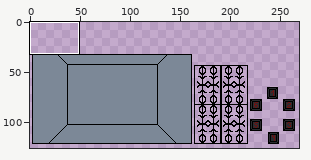
Two versions of one sprite sheet, assets/Elevator.png. Above: a wide view before the commit, with the close-up outlined.
Close-up. Old version:
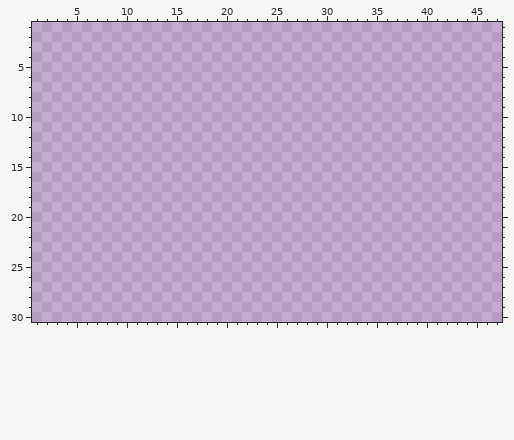
The file is 512x128 pixels. Colours within 5 levels of each other are drawn and written as one. Shown: x 1..47, y 1..30. The old version is drawn lined up with the new one. The wide view leaves out empty margins. The commit also changed other parts of the picture, which this record leaves out.
Palette (. is transparent): 
After:
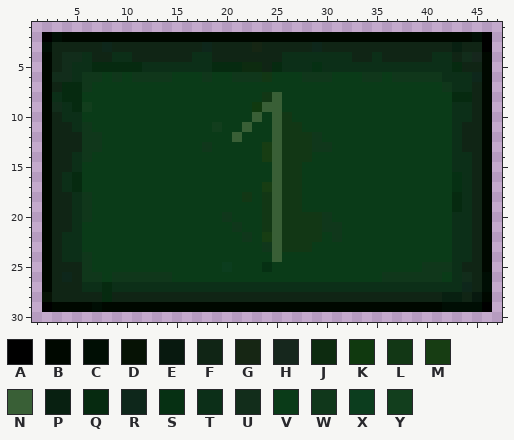
Colours new in this view: A #000000  B #000800  C #000e04  D #061205  E #08190f  F #102515  G #162614  H #16271d  J #0d2b10  K #10390f  L #123715  M #173d13  N #395f36  P #082011  Q #062a10  R #0e271b  S #063013  T #0c2f18  U #122d1b  V #0a3b18  W #10371b  X #0c3d1e  Y #123e1d
Edits made:
drawings rearranged on the sheet (the old picture shows each at its new place; 8 dropped ones are not shown)
Changed rows in their new state; - is an unchanged pixel.
first column x 2:
 2 ACBBBBBBBBBBBBBBBBBBBBBBBBBBBBBBBBBBBBBBBBBCA
 3 CFFFFFRFFFFFFFFFRFFFFGFFFFFRFFFFFFFFFFFFFPFFA
 4 BFUUTFFTTFFFFFFTTFFFFFFFTTTTTTTFFTFFFFFTTFUHB
 5 BFUTTQQQQQTTTTTTTQQQJJFQTTTSTTTTTTTTTTTTTQFFB
 6 BUUTWWVWVWWWWVVVWVVWWWLVVVWWWVVVWWVWWWWWTTTRB
 7 BFQQWVVVVVVVVVVVVVVVVVVVVVVVVVVVVVVVVVVVWTTFB
 8 BTQQVVVVVVVVVVVVVVVVVVLNVVVVVVVVVVVVVVVVVQQFB
 9 BUTQYVVVVVVVVVVVVVVVVKNNVVVVVVVVVVVVVVVVVTTFB
10 BFTTVVVVVVVVVVVVVVVVVNVNLVVVVVVVVVVVVVVVVTTFB
11 BFFTWVVVVVVVVVVVVYVVNVVNLLVVVVVVVVVVVVVVVTFFB
12 BFFFWWVVVVVVVVVVVVVNVVVNLLLWVVVVVVVVVVVVVTFFB
13 BFFFWWVVVVVVVVVVWVVVVVMNLLLWWVVVVVVVVVVVVTFFB
14 BFFTWVVVVVVVVVVVVVVVVVMNLLLVVVVVVVVVVVVVVTTFB
15 BFFTVVVVVVVVVVVVVVVVVVVNLLVVVVVVVVVVVVVVVTTFB
16 BFTQVVVVVVVVVVVVVVVVVVVNLLVVVVVVVVVVVVVVVSTFB
17 BFTQVVVVVVVVVVVVVVVVVVMNLLVVVVVVVVVVVVVVVSTFB
18 BFFTWVVVVVVVVVVVVVVVLVLNLLVVVVVVVVVVVVVVVQTFB
19 BFFTWVVVVVVVVVVVVVVVVVLNLLVVVVVVVVVVVVVVVQTFB
20 BFFTWVVVVVVVVVVVVVWVVVLNLLLLWVVVVVVVVVVVVTTFB
21 BFFTVVVVVVVVVVVVVVVWVVLNLLLLWWVVVVVVVVVVVTTFB
22 BFTTVVVVVVVVVVVVVVVVWVMNLLLLVWVVVVVVVVVVVTTFB
23 BFTTVVVVVVVVVVVVVVVVVVWNLLLVVVVVVVVVVVVVVTTFB
24 BFTTWVVVVVVVVVVVVVVVVVVNVVVVVVVVVVVVVVVVVTTFB
25 BFFFWVVVVVVVVVVVVVXVVVSVVVVVVVVVVVVVVVWWWTFFB
26 BFRFWWVWWWWWWVVVVVVVVVVVVVVVVVVVVVWWWWWWVTUFC
27 BFFFTTQTTTTTTTTTTTTTTTTTTTTTTTTTTTTTTTTTTTRFC
28 DFFFFFQFFFFFFFFFFFFFFFFFFFFFFFFFFFFFFFFFPPFEB
29 ABBBBCBBBBBBBBBBBBBBBBBBBBBBBBBBBBBBBBBBCCCCA
Where, in picture pixels (left, top, right, bottom), the same in both close-ups:
added: (42, 32, 492, 312)
